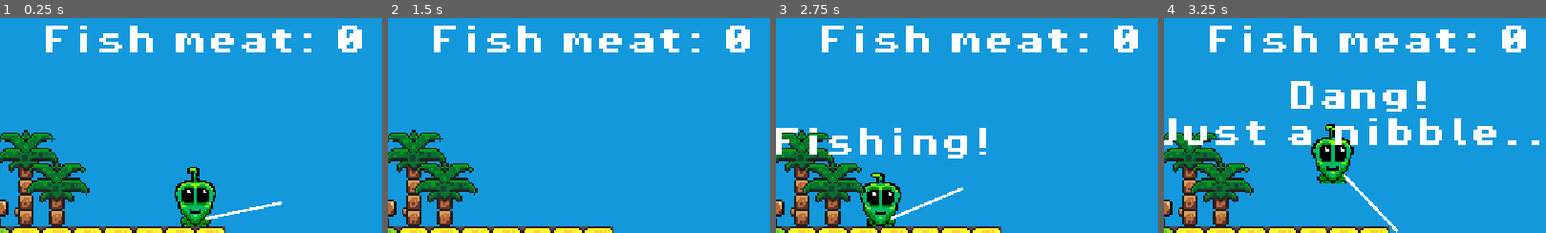
Above: before the commit, frames 1-4 (left to right).
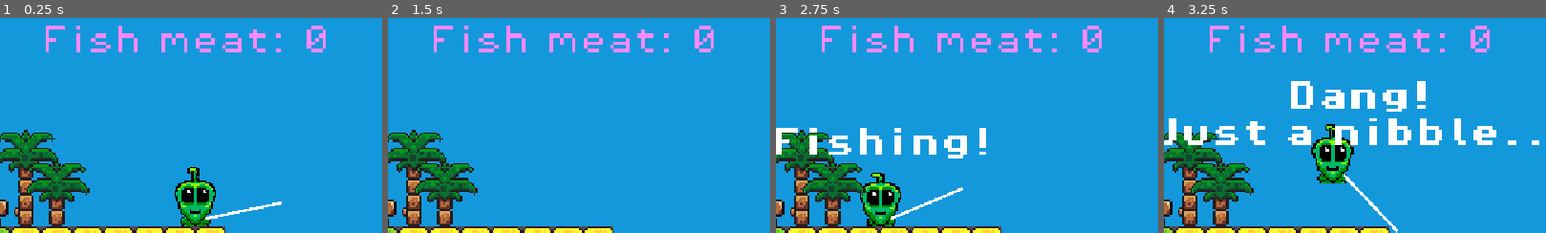
Above: after the commit, the same moments.

Repository: SWanstall/fishingOnAStar
Game: Godot game, scene res://scenes/fishing.tscn
The game is run twice, just before and just after one commit, with the same random seed, the same clock (stepped at 60 frames per second) and the same inputs. The engine's default icon, where the game draws it, is replaced by a stand-in: a white triangle on a blue panel in a dark square.
Inputs (mouse positions are % of the whole screen's width and height, from its top left):
- Up to frame 1 (0.25 s): no input
- Up to frame 2 (1.5 s): tap Enter (ui_accept) at 0.5, 0.77 s; move the mouse to (72, 45) at 0.52 s; hold Right (ui_right) from 0.53 s (still down); click (72, 45) at 0.6 s; move the mouse to (30, 55) at 1.27 s; right-click (30, 55) at 1.35 s
- Up to frame 3 (2.75 s): tap Enter (ui_accept) at 1.52 s; move the mouse to (60, 28) at 2.02 s; release Right (ui_right) at 2.03 s; hold Left (ui_left) from 2.03 s (still down); hold Mouse wheel down (scroll) from 2.03 s (still down)
- Up to frame 4 (3.25 s): move the mouse to (45, 70) at 2.77 s; release Left (ui_left) at 2.78 s; release Mouse wheel down (scroll) at 2.78 s; hold Right (ui_right) from 2.78 s (still down); click (45, 70) at 2.85 s; tap Enter (ui_accept) at 3.02 s
The pictures show only the part of the screen within x 8-58%, y 9-59%; the shares and areas given below are measured in that part.

The runs differ from the first frame. In frame 1, 4.7% of the frame differs, in the area x 12-95%, y 3-16%; in frame 2, 4.7%; in frame 3, 4.7%; in frame 4, 4.7%.
Error in both runs: Invalid access to property or key 'global_position' on a base object of type 'previously freed'. (res://scripts/hook_2.gd:45)

Commit message:
Fixed some stuff

Diff:
--- a/scenes/fishing.tscn
+++ b/scenes/fishing.tscn
@@ -8,7 +8,7 @@
 [ext_resource type="PackedScene" uid="uid://djfj81jefn3yb" path="res://scenes/water_area.tscn" id="7_fehfy"]
 [ext_resource type="AudioStream" uid="uid://ddqh1uxvka5m2" path="res://assets/sounds/StolenBackgroundMusic.wav" id="8_8krd0"]
 [ext_resource type="PackedScene" uid="uid://bq5eooga6ghn2" path="res://scenes/biome.tscn" id="8_sgs1c"]
-[ext_resource type="FontFile" uid="uid://c1lxp1evsolc0" path="res://assets/fonts/PixelOperator8-Bold.ttf" id="9_8krd0"]
+[ext_resource type="FontFile" uid="uid://c4arnvihcmi1x" path="res://assets/fonts/PixelOperator8.ttf" id="9_8krd0"]
 
 [sub_resource type="TileSetAtlasSource" id="TileSetAtlasSource_mu6gr"]
 texture = ExtResource("1_mu6gr")
@@ -375,6 +375,7 @@
 offset_top = -88.0
 offset_right = -40.0
 offset_bottom = -65.0
+theme_override_colors/font_color = Color(1, 0.5372549, 1, 1)
 theme_override_fonts/font = ExtResource("9_8krd0")
 text = "69"
 
--- a/scripts/hook_2.gd
+++ b/scripts/hook_2.gd
@@ -1,7 +1,7 @@
 extends CharacterBody2D
 
 
-@export var speed = 300
+@export var speed = 100
 @export var new_gravity = Vector2(0.0, 980.0) # Original gravity is (0.0, 980.0), change as required
 @export var reel_perc = 0.1
 @onready var fish = $Fish
